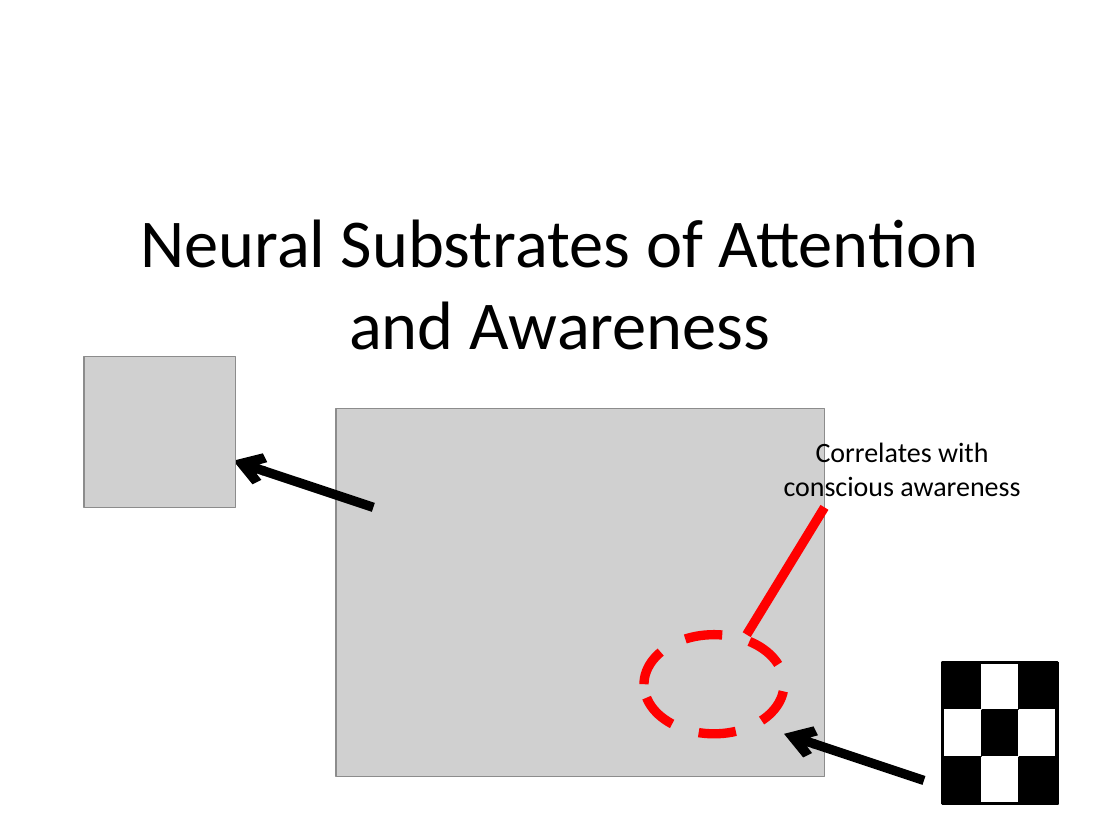
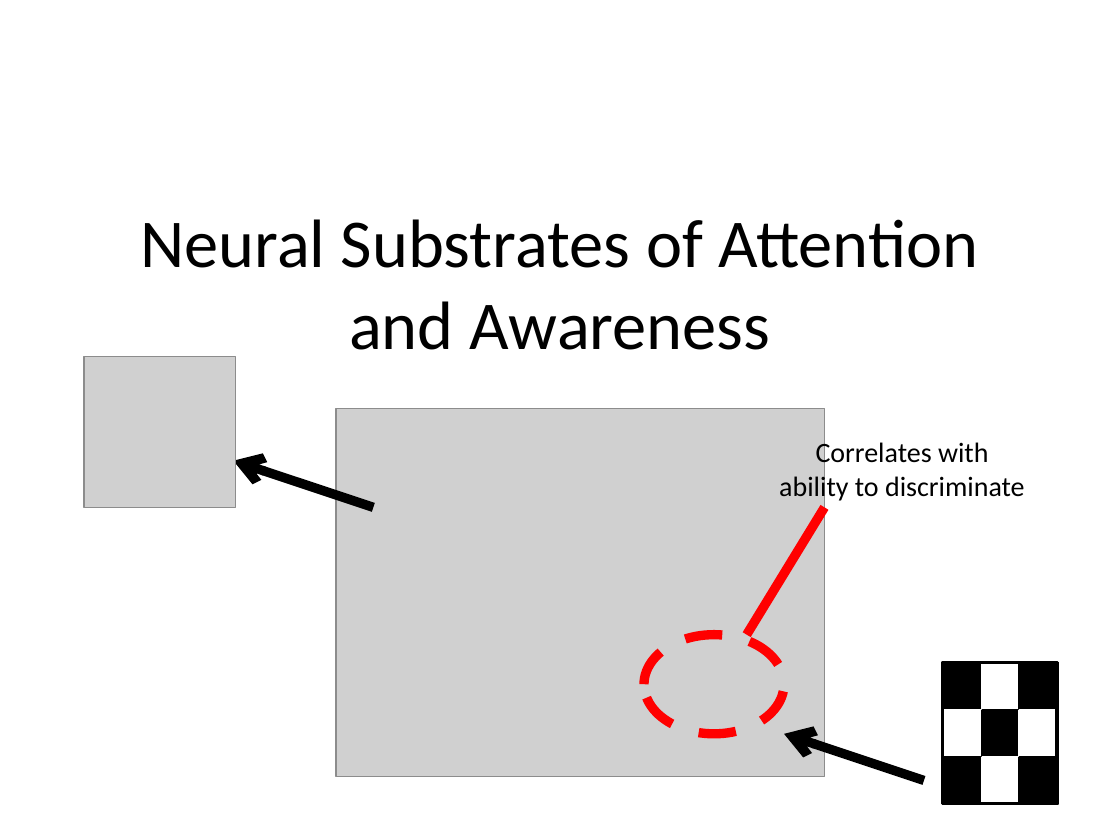
Before and after one commit to dbirman/att_awe, a slide deck: slide 14 of talks/20160823_mad_birman.pptx (slide 12 before the commit). Drawn at 1120x840 pixels with LibreOffice and Linux fonts; fonts in the diff are those of the drawing; grey boxes stand for pictures. Boxes give left, top, right and bottom in pixels: in the first picture for what was removed or moved away, otherwise in the second. Text is boxed around its words. In the diff, an @@ line names an element or a change of style, - is before the commit and + after.

```diff
--- a/talks/20160823_mad_birman.pptx
+++ b/talks/20160823_mad_birman.pptx
@@ text at [779,473,1025,503]: text changed @@
-conscious awareness
+ability to discriminate
```
Also in this commit, not shown: 15 other slides changed, 6 slides added, 6 slides removed.
